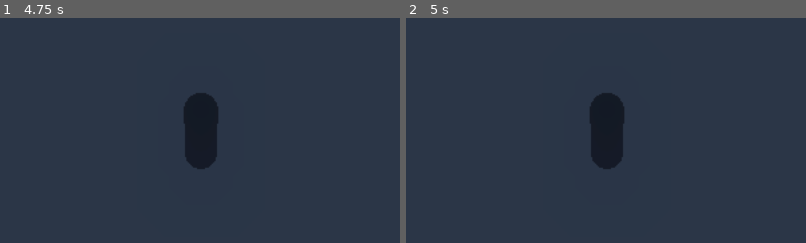
Above: before the commit, frames 1-2 (left to right).
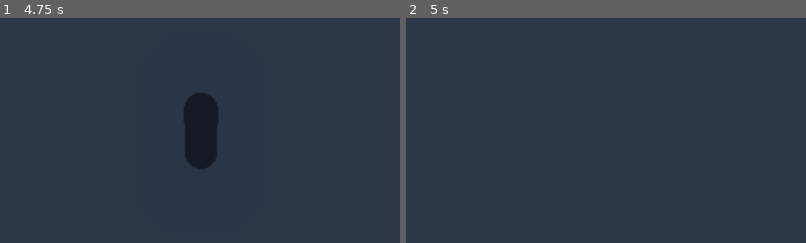
Above: after the commit, the same moments.

Repository: wbababab/sewer-patrol
Game: Godot game, scene res://scenes/player/Muckwarden.tscn
Same seed, same stepped clock (60 frames per second), same inputs: the game is played once before the commit and once after it. This scene is started directly instead of the project's main scene.
Inputs:
- Up to frame 1 (4.75 s): tap Enter at 0.5, 2, 3.5 s; tap E (interact) at 0.6, 2.1, 3.6 s; tap Space at 1.25, 2.75, 4.25 s; tap F (special) at 1.35, 2.85, 4.35 s
- Up to frame 2 (5 s): no input
The pictures show only the part of the screen within x 25-75%, y 31-81%; the shares and areas given below are measured in that part.

Frame 1 is identical in both runs. In frame 2, 2.5% of the frame differs, in the area x 46-55%, y 33-68%.
Error before the commit: Parse Error: Cannot infer the type of "bodies" variable because the value doesn't have a set type. (res://scenes/player/Muckwarden.gd:44)

Commit message:
fix: resolve GDScript type-inference errors; apply Godot 4.4 UID upgrades
Four strict-typing parse errors fixed:
- SewerGenerator.gd: annotate loop vars as Vector2i and next_pos as Vector2i
  so the type checker can resolve gpos + exit_dir through Variant array iteration
- UnclogPrivyChannel.gd: explicit float cast for Dictionary value in abs() call
- Muckwarden.gd: cast $InteractArea to Area3D before get_overlapping_bodies()
- HUD.gd: explicit PlayerBase type on local_player from players Dictionary

.tscn files updated with Godot 4.4 scene UID format (Restart & Upgrade dialog).

https://claude.ai/code/session_01RQ16ThahNwmriwwKPcHwEw

Diff:
--- a/project.godot
+++ b/project.godot
@@ -1,7 +1,10 @@
 ; Engine configuration file.
 ; It's best edited using the editor UI and not directly,
-; but editing it here is fine too.
-; 2024-03-01 or newer required (Godot 4.2+)
+; since the parameters that go here are not all obvious.
+;
+; Format:
+;   [section] ; section goes between []
+;   param=value ; assign values to parameters
 
 config_version=5
 
@@ -10,7 +13,7 @@
 config/name="Sewer Patrol: Rat King's Due"
 config/description="Co-op fantasy sewer maintenance for 2-4 players"
 run/main_scene="res://scenes/ui/MainMenu.tscn"
-config/features=PackedStringArray("4.2", "Forward Plus")
+config/features=PackedStringArray("4.4", "Forward Plus")
 config/icon="res://assets/textures/icon.png"
 
 [autoload]
@@ -23,7 +26,6 @@
 
 window/size/viewport_width=1280
 window/size/viewport_height=720
-window/size/resizable=true
 
 [input]
 
@@ -56,7 +58,7 @@
 
 textures/canvas_textures/default_texture_filter=0
 anti_aliasing/quality/msaa_3d=1
-anti_aliasing/quality/screen_space_aa=1
 scaling_3d/scale=0.75
 environment/defaults/default_clear_color=Color(0.101961, 0.105882, 0.156863, 1)
+anti_aliasing/quality/screen_space_aa=1
 environment/defaults/default_environment="res://scenes/world/default_environment.tres"
--- a/scenes/jobs/UnclogPrivyChannel.gd
+++ b/scenes/jobs/UnclogPrivyChannel.gd
@@ -54,7 +54,7 @@
 	for other_id in _ready_timestamps:
 		if other_id == player_id:
 			continue
-		var diff := abs(t - _ready_timestamps[other_id])
+		var diff: float = abs(t - float(_ready_timestamps[other_id]))
 		if diff <= SYNC_WINDOW:
 			# Both in green zone?
 			if GREEN_ZONE_LOW <= _bar_phase and _bar_phase <= GREEN_ZONE_HIGH:
--- a/scenes/player/Muckwarden.gd
+++ b/scenes/player/Muckwarden.gd
@@ -41,7 +41,7 @@
 
 
 func _check_stagger() -> void:
-	var bodies := $InteractArea.get_overlapping_bodies()
+	var bodies: Array[Node3D] = ($InteractArea as Area3D).get_overlapping_bodies()
 	for body in bodies:
 		if body.is_in_group("players") and body != self:
 			var dist := global_position.distance_to(body.global_position)
--- a/scenes/player/PlayerBase.tscn
+++ b/scenes/player/PlayerBase.tscn
@@ -1,7 +1,6 @@
-[gd_scene load_steps=6 format=3 uid="uid://player_base"]
+[gd_scene load_steps=6 format=3 uid="uid://bgqyuvvb3p43x"]
 
-[ext_resource type="Script" path="res://scenes/player/PlayerBase.gd" id="1"]
-[ext_resource type="Script" path="res://scripts/utilities/TorchFlicker.gd" id="2"]
+[ext_resource type="Script" uid="uid://ltm0vfu1ut68" path="res://scenes/player/PlayerBase.gd" id="1"]
 
 [sub_resource type="CapsuleShape3D" id="CapsuleShape3D_1"]
 radius = 0.35
@@ -58,7 +57,7 @@
 shape = SubResource("SphereShape3D_interact")
 
 [node name="NameLabel" type="Label3D" parent="."]
-position = Vector3(0, 2.0, 0)
+position = Vector3(0, 2, 0)
 font_size = 12
 billboard = 1
 
--- a/scenes/ui/HUD.gd
+++ b/scenes/ui/HUD.gd
@@ -17,7 +17,7 @@
 	_rebuild_job_list()
 
 	# Connect local player health
-	var local_player := GameManager.players.get(multiplayer.get_unique_id())
+	var local_player: PlayerBase = GameManager.players.get(multiplayer.get_unique_id())
 	if local_player:
 		local_player.property_list_changed.connect(_update_health)
 
--- a/scenes/ui/HUD.tscn
+++ b/scenes/ui/HUD.tscn
@@ -67,5 +67,5 @@
 offset_right = 200
 offset_bottom = 30
 horizontal_alignment = 1
-modulate = Color(0.5, 1.0, 0.6, 1)
+modulate = Color(0.5, 1, 0.6, 1)
 theme_override_font_sizes/font_size = 16
--- a/scenes/ui/LobbyScreen.tscn
+++ b/scenes/ui/LobbyScreen.tscn
@@ -58,4 +58,4 @@
 [node name="StartButton" type="Button" parent="Panel/VBox"]
 text = "START RUN  (host only)"
 custom_minimum_size = Vector2(0, 44)
-modulate = Color(0.5, 1.0, 0.6, 1)
+modulate = Color(0.5, 1, 0.6, 1)
--- a/scenes/world/SewerGenerator.gd
+++ b/scenes/world/SewerGenerator.gd
@@ -61,7 +61,7 @@
 	grid[Vector2i(0, 0)] = entry
 	rooms.append(entry)
 
-	for exit_dir in MODULES["small_chamber"].exits:
+	for exit_dir: Vector2i in MODULES["small_chamber"].exits:
 		open_stack.append({"pos": Vector2i(0, 0) + exit_dir, "depth": 1, "parent_pos": Vector2i(0, 0)})
 
 	var target_rooms := rng.randi_range(MIN_ROOMS, MAX_ROOMS)
@@ -84,8 +84,8 @@
 		rooms.append(room)
 
 		# Queue exits, avoiding already-occupied cells
-		for exit_dir in MODULES[module_id].exits:
-			var next_pos := gpos + exit_dir
+		for exit_dir: Vector2i in MODULES[module_id].exits:
+			var next_pos: Vector2i = gpos + exit_dir
 			if not grid.has(next_pos) and rooms.size() < target_rooms:
 				open_stack.append({"pos": next_pos, "depth": depth + 1, "parent_pos": gpos})
 
--- a/scenes/world/SewerLevel.tscn
+++ b/scenes/world/SewerLevel.tscn
@@ -1,14 +1,9 @@
-[gd_scene load_steps=6 format=3 uid="uid://sewer_level"]
+[gd_scene load_steps=6 format=3 uid="uid://cnti7wfbtyoht"]
 
-[ext_resource type="Script" path="res://scenes/world/SewerLevel.gd" id="1"]
-[ext_resource type="PackedScene" path="res://scenes/ui/HUD.tscn" id="2"]
+[ext_resource type="Script" uid="uid://j1idhy6w5cs7" path="res://scenes/world/SewerLevel.gd" id="1"]
+[ext_resource type="PackedScene" uid="uid://hud" path="res://scenes/ui/HUD.tscn" id="2"]
 
 [sub_resource type="NavigationMesh" id="NavMesh_1"]
-agent/radius = 0.35
-agent/height = 1.7
-agent/max_climb = 0.4
-agent/max_slope = 45.0
-geometry/source_geometry_mode = 0
 
 [sub_resource type="BoxMesh" id="BoxMesh_exit"]
 size = Vector3(2, 3, 0.3)
--- a/scenes/world/modules/cistern.tscn
+++ b/scenes/world/modules/cistern.tscn
@@ -1,15 +1,15 @@
-[gd_scene load_steps=4 format=3 uid="uid://cistern"]
+[gd_scene load_steps=5 format=3 uid="uid://cistern"]
 
-[ext_resource type="Script" path="res://scenes/world/modules/SewModuleBase.gd" id="1"]
+[ext_resource type="Script" uid="uid://bbgxvfsmlqkge" path="res://scenes/world/modules/SewModuleBase.gd" id="1"]
 
 [sub_resource type="BoxMesh" id="BoxMesh_floor"]
 size = Vector3(14, 0.3, 14)
 
+[sub_resource type="BoxMesh" id="BoxMesh_water"]
+size = Vector3(10, 0.1, 10)
+
 [sub_resource type="BoxShape3D" id="BoxShape_floor"]
 size = Vector3(14, 0.3, 14)
-
-[sub_resource type="BoxMesh" id="BoxMesh_water"]
-size = Vector3(10, 0.1, 10)
 
 [node name="cistern" type="Node3D"]
 script = ExtResource("1")
Not shown: 1 places in scenes/jobs/BurnLeechNest.tscn that only renumber resources
Not shown: 1 places in scenes/jobs/JobBase.tscn that only renumber resources
Not shown: 1 places in scenes/jobs/ResetRatBells.tscn that only renumber resources
Not shown: 1 places in scenes/jobs/ScrapeCurseMoss.tscn that only renumber resources
Not shown: 1 places in scenes/jobs/UnclogPrivyChannel.tscn that only renumber resources
Not shown: 1 places in scenes/player/LanternFriar.tscn that only renumber resources
Not shown: 1 places in scenes/player/Muckwarden.tscn that only renumber resources
Not shown: 1 places in scenes/player/RatCatcher.tscn that only renumber resources
Not shown: 1 places in scenes/ui/HUD.tscn that only renumber resources
Not shown: 1 places in scenes/ui/LobbyScreen.tscn that only renumber resources
Not shown: 1 places in scenes/ui/MainMenu.tscn that only renumber resources
Not shown: 1 places in scenes/world/modules/aqueduct_span.tscn that only renumber resources
(and 5 more such lines)
